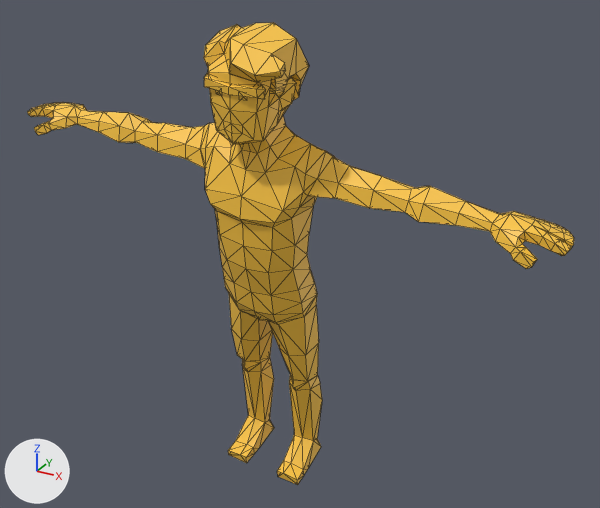
The glTF model public/animations/MaleDummyRun.glb, before and after one commit.
Rendered twice from a 50 mm lens placed at (1.59, -2.63, 2.34), pointed at (0.12, 0.04, 1.0). Lighting does not change. The marker at lower left points along +X, +Y and +Z. Mesh edges are drawn as thin lines. Where no turn or scale is listed for an object, it has been applied to the vertices. Vertices at the same position are counted once.

Objects in the first picture: 'Character_Hair_Male_01', 'Character_Male_Face_01'.
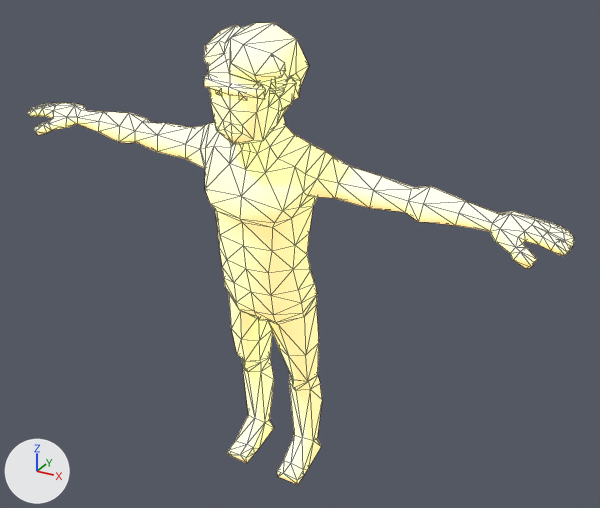
The edits, one by one:
Material 'Material.001' (mat_material_001) changes colour from yellow #fbc541 to white #ffffff; in linear values from (0.965, 0.558, 0.0529) to (1.0, 1.0, 1.0).
In material 'Material.001' (mat_material_001), emission_strength is now set to 1.0.
In material 'Material.001' (mat_material_001), roughness goes from 0.5 to 1.0.
In material 'Material.001' (mat_material_001), metallic goes from 0.0 to 1.0.
In material 'Material.001' (mat_material_001), emission_color is now set to (0.965, 0.558, 0.0529), yellow #fbc541.
me_mesh_001 has 75 vertices, 119 faces and spans x -0.092..0.246, y -0.377..-0.041, z 1.66..1.922.
me_mesh_001 is used by ob_character_hair_male_01; location (0.0, 0.0, 0.0).
me_mesh_001 part 1: all faces are now shaded smooth (16 of 119 changed).
me_mesh_002 has 534 vertices, 1048 faces and spans x -1.1..1.18, y -0.35..0.26, z -0.13..1.88.
me_mesh_002 is used by ob_character_male_face_01; location (0.0, 0.0, 0.0).
me_mesh_002 part 2: all faces are now shaded smooth (199 of 1048 changed).

Pixel boxes (x1, y1, x2, y2) of what changed, in the pictures (600 x 508 px):
'Character_Male_Face_01', recoloured, surface changed, shading changed
    both: (27, 54, 574, 485)
'Character_Hair_Male_01', recoloured, surface changed, shading changed
    both: (204, 23, 309, 106)
part 1 of me_mesh_001, shading changed
    both: (204, 25, 288, 87)
part 2 of me_mesh_002, shading changed
    both: (30, 75, 565, 467)
